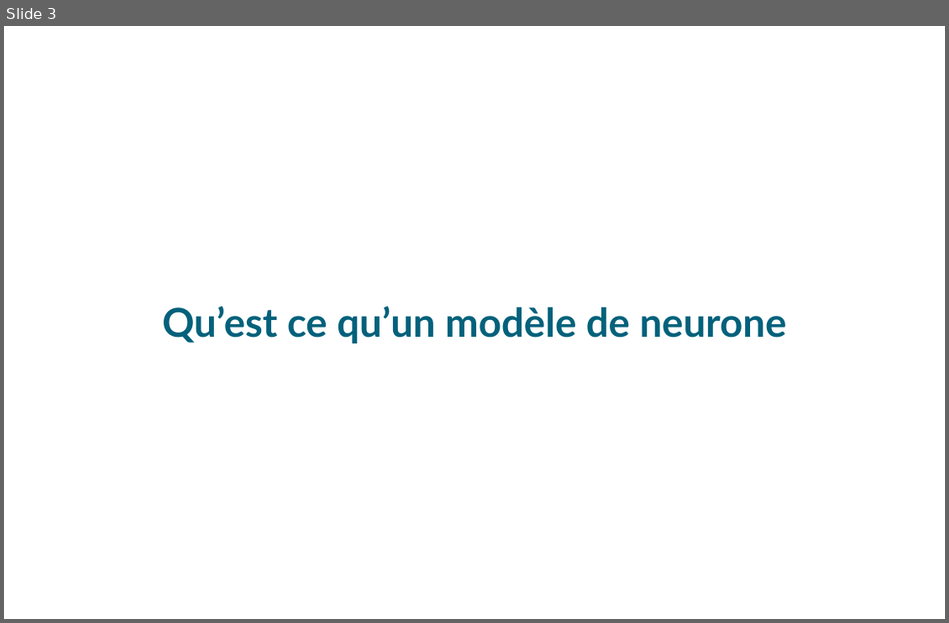
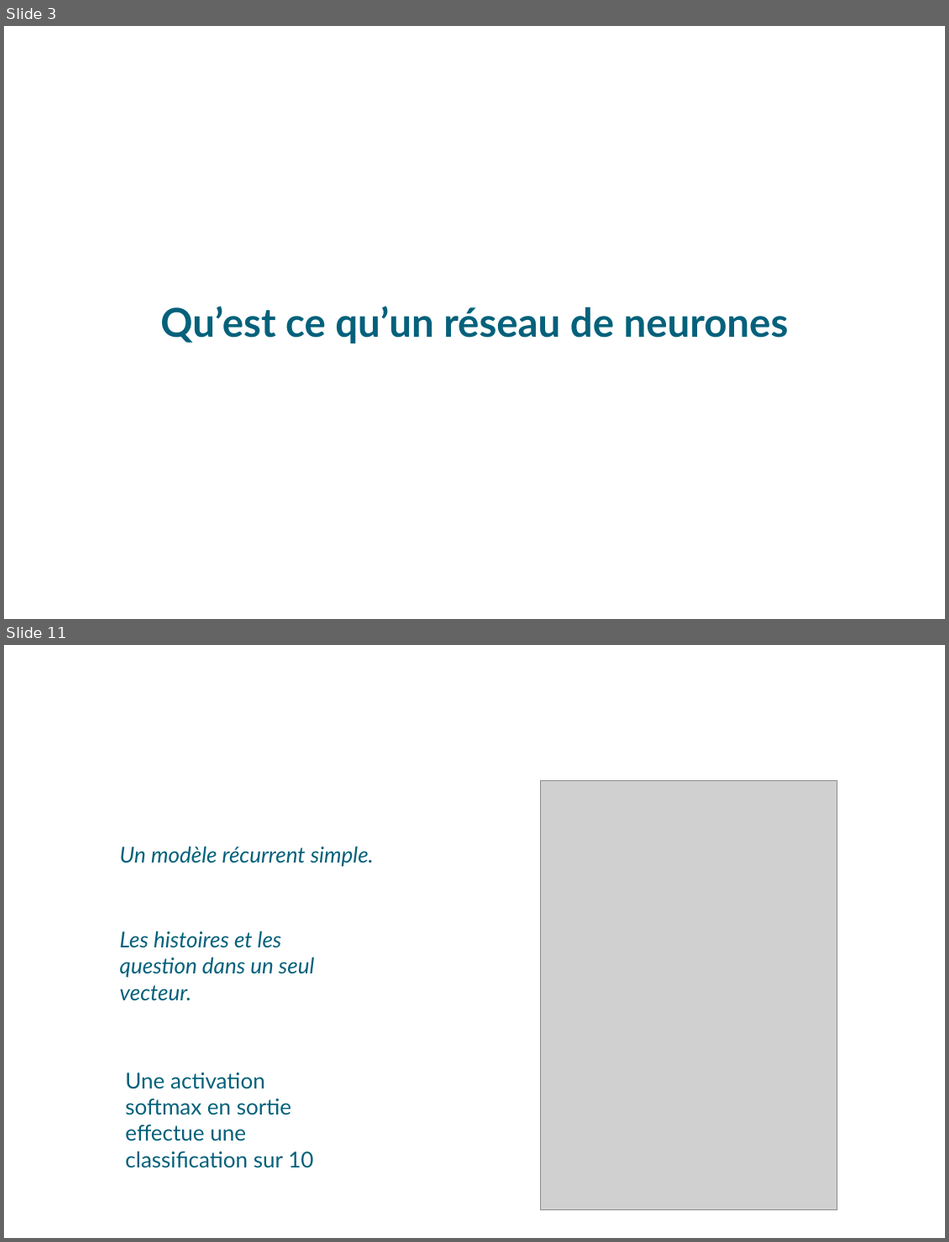
Before and after one commit to sr247/TER1, a slide deck: terSoutenance.odp. Shown one above the other, each under a label of ours: slide 3 before the commit, slides 3 and 11 after it; the slides between them are not shown. The pictures are 949x623 and 949x1242 pixels, drawn with LibreOffice and Linux fonts; fonts in the diff are those of the drawing; grey boxes stand for pictures; background and template pictures are left out. Boxes give left, top, right and bottom in pixels: in the first picture for what was removed or moved away, otherwise in the second. Text is boxed around its words. In the diff, an @@ line names an element or a change of style, - is before the commit and + after.

```diff
--- a/terSoutenance.odp
+++ b/terSoutenance.odp
@@ slide 11 added at box(4, 645, 945, 1238), background picture (left out) @@
@@ text added at box(69, 688, 872, 732), 28 pt, text #FFFFFF, bold @@
+C – Une approche différente
@@ picture added at box(541, 780, 837, 1209) @@
@@ text added at box(120, 846, 374, 867), 22 pt, text #04617B, italic @@
+Un modèle récurrent simple.
@@ text added at box(120, 931, 315, 1001), 22 pt, text #04617B, italic @@
+Les histoires et les question dans un seul vecteur.
@@ text added at box(125, 1073, 313, 1168), 22 pt, text #04617B @@
+Une activation softmax en sortie effectue une classification sur 10
@@ slide 3 changed as well @@
@@ subtitle at box(160, 306, 789, 344): text changed @@
-Qu’est ce qu’un modèle de neurone
+Qu’est ce qu’un réseau de neurones
```
Also in this commit, not shown: 2 other slides changed, 12 other slides added, 5 slides removed.
